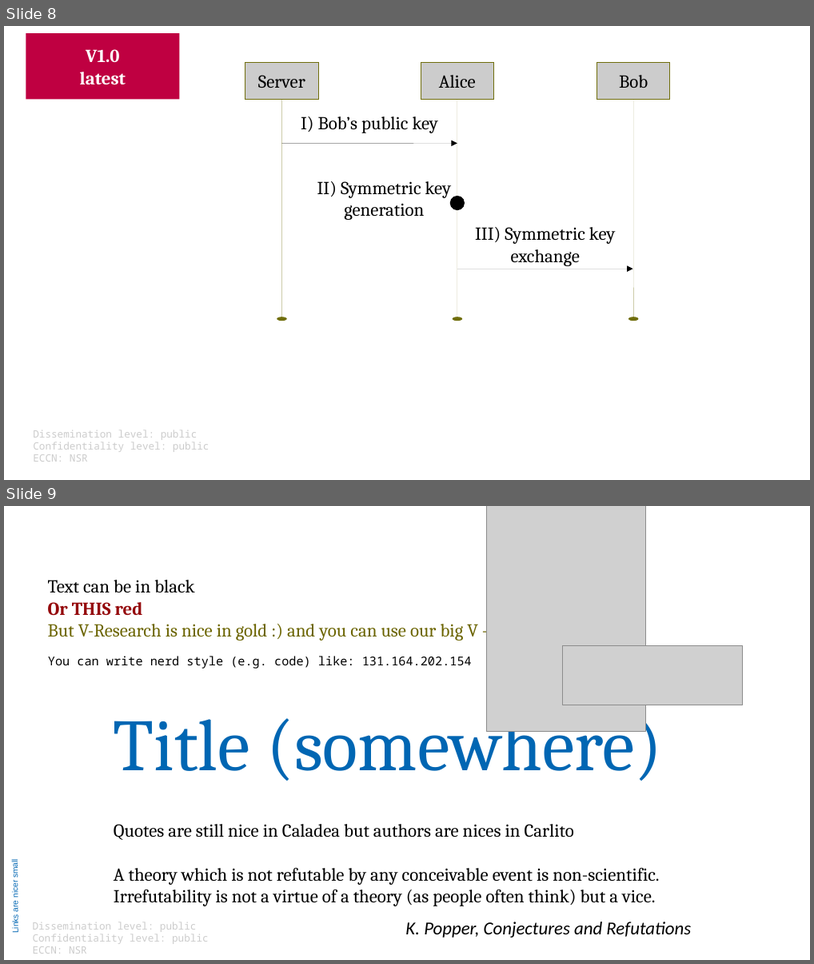
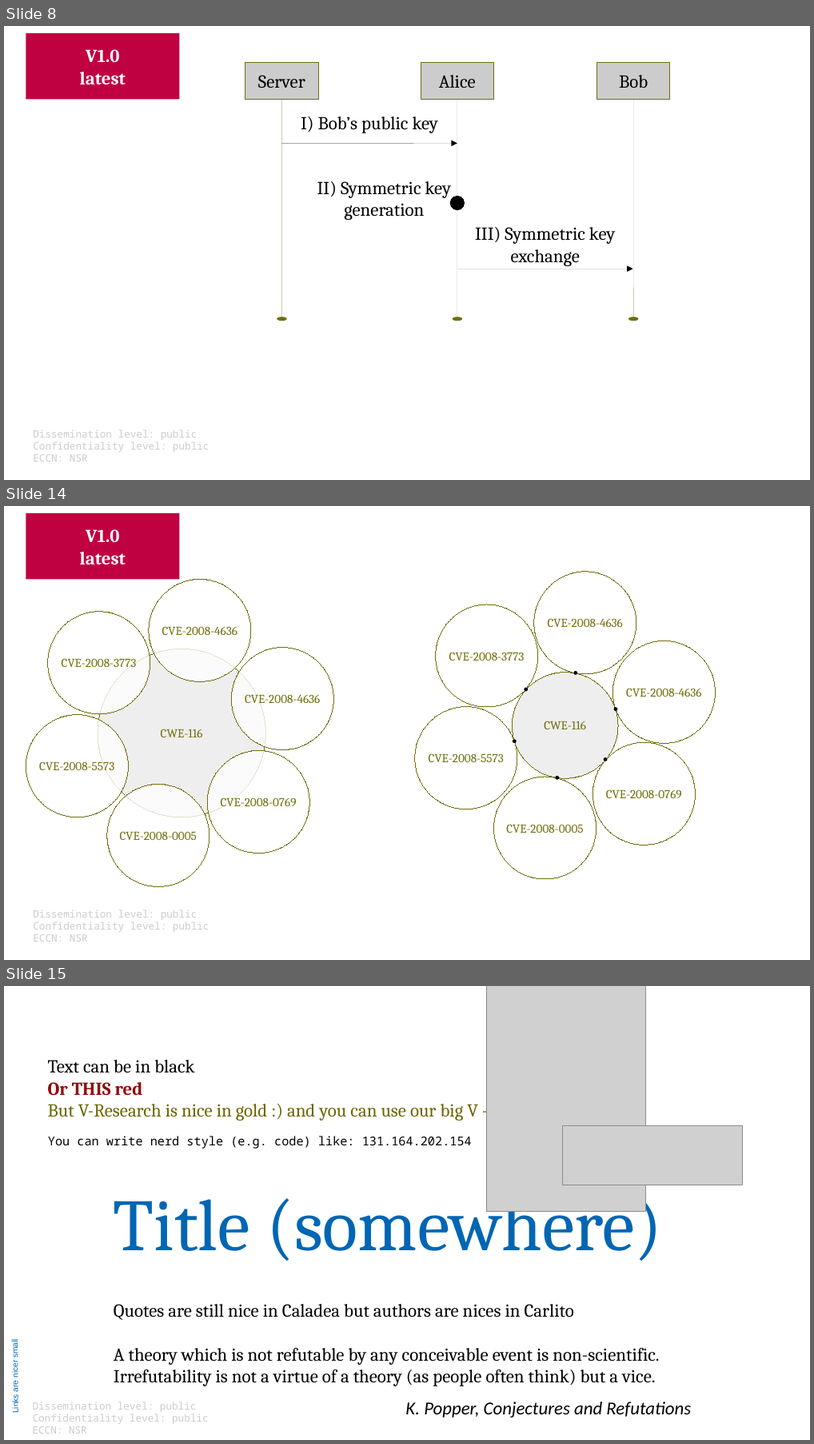
Before and after one commit to v-research/cybersecurity, a slide deck: images/v-research_images_v1.0.odp. Shown one above the other, each under a label of ours: slides 8 and 9 before the commit, slides 8, 14 and 15 after it; the slides between them are not shown. The pictures are 814x964 and 814x1444 pixels, drawn with LibreOffice and Linux fonts; fonts in the diff are those of the drawing; grey boxes stand for pictures. Boxes give left, top, right and bottom in pixels: in the first picture for what was removed or moved away, otherwise in the second. Text is boxed around its words. In the diff, an @@ line names an element or a change of style, - is before the commit and + after.

```diff
--- a/images/v-research_images_v1.0.odp
+++ b/images/v-research_images_v1.0.odp
@@ slide 14 added at [4,506,810,960], background #FFFFFF @@
@@ rectangle added at [26,513,180,579], fill #BF0041, 18 pt, text #FFFFFF, bold @@
+V1.0
+latest
@@ ellipse added at [534,571,637,673], fill #FFFFFF at 80% opacity, outline #706E0C 0 pt, 12 pt, text #706E0C @@
+CVE-2008-4636
@@ ellipse added at [149,579,251,682], fill #FFFFFF at 80% opacity, outline #706E0C 0 pt, 12 pt, text #706E0C @@
+CVE-2008-4636
@@ ellipse added at [48,612,150,714], fill #FFFFFF at 80% opacity, outline #706E0C 0 pt, 12 pt, text #706E0C @@
+CVE-2008-3773
@@ ellipse added at [436,604,538,708], fill #FFFFFF at 80% opacity, outline #706E0C 0 pt, 12 pt, text #706E0C @@
+CVE-2008-3773
@@ ellipse added at [98,648,266,817], fill #EEEEEE, outline #706E0C 0 pt, 12 pt, text #706E0C @@
+CWE-116
@@ ellipse added at [231,648,334,750], fill #FFFFFF at 80% opacity, outline #706E0C 0 pt, 12 pt, text #706E0C @@
+CVE-2008-4636
@@ ellipse added at [614,640,716,743], fill #FFFFFF at 80% opacity, outline #706E0C 0 pt, 12 pt, text #706E0C @@
+CVE-2008-4636
@@ ellipse added at [513,672,618,778], fill #EEEEEE, outline #706E0C 0 pt, 12 pt, text #706E0C @@
+CWE-116
@@ ellipse added at [574,671,578,674], fill #000000 @@
@@ ellipse added at [524,688,528,691], fill #000000 @@
@@ ellipse added at [26,715,128,817], fill #FFFFFF at 80% opacity, outline #706E0C 0 pt, 12 pt, text #706E0C @@
+CVE-2008-5573
@@ ellipse added at [415,707,518,809], fill #FFFFFF at 80% opacity, outline #706E0C 0 pt, 12 pt, text #706E0C @@
+CVE-2008-5573
@@ ellipse added at [614,708,618,711], fill #000000 @@
@@ ellipse added at [514,740,517,743], fill #000000 @@
@@ ellipse added at [593,742,695,845], fill #FFFFFF at 80% opacity, outline #706E0C 0 pt, 12 pt, text #706E0C @@
+CVE-2008-0769
@@ ellipse added at [207,751,310,853], fill #FFFFFF at 80% opacity, outline #706E0C 0 pt, 12 pt, text #706E0C @@
+CVE-2008-0769
@@ ellipse added at [604,758,608,761], fill #000000 @@
@@ ellipse added at [107,784,210,887], fill #FFFFFF at 80% opacity, outline #706E0C 0 pt, 12 pt, text #706E0C @@
+CVE-2008-0005
@@ ellipse added at [494,776,597,879], fill #FFFFFF at 80% opacity, outline #706E0C 0 pt, 12 pt, text #706E0C @@
+CVE-2008-0005
@@ ellipse added at [556,776,559,780], fill #000000 @@
@@ text added at [33,910,210,941], 10 pt, text #CCCCCC @@
+Dissemination level: public
+Confidentiality level: public
+ECCN: NSR
@@ what was slide 9 is now slide 15 @@
```
Also in this commit, not shown: 1 slide changed, 5 other slides added, 7 other files.
